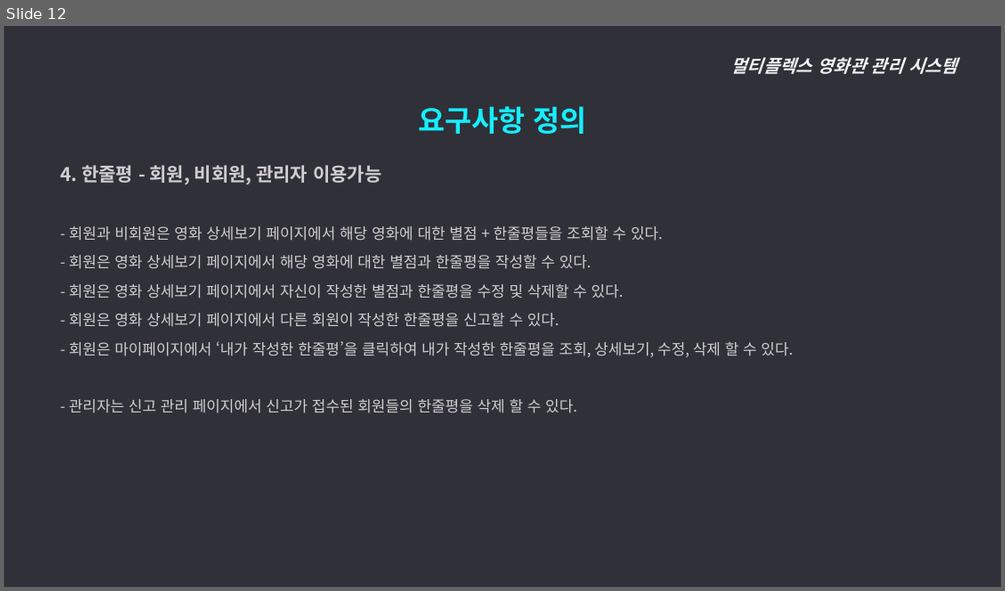
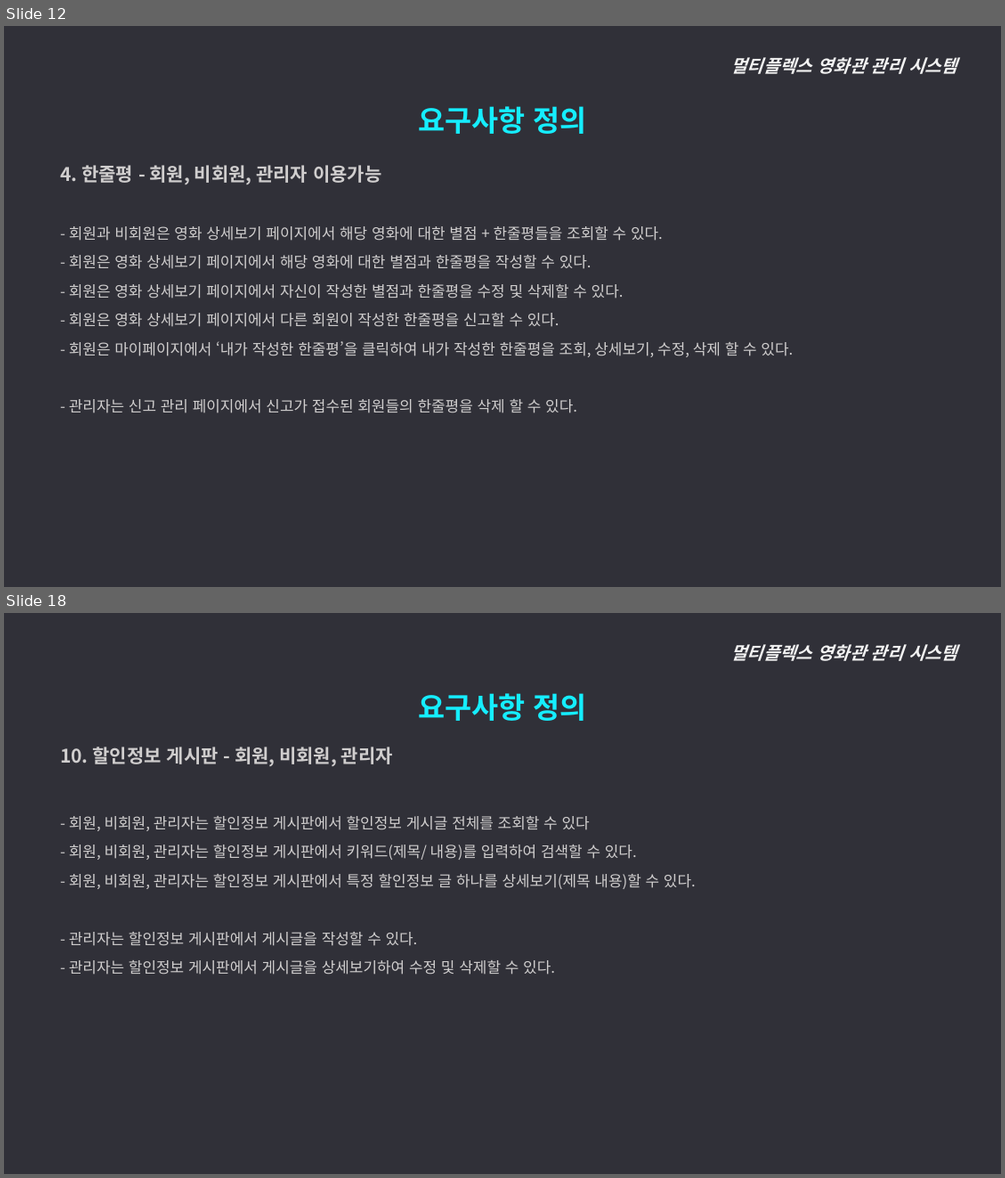
Before and after one commit to ywc-412/MultiplexTeamProject, a slide deck: 2조 시스템개요, 요구사항 정의.pptx. Shown one above the other, each under a label of ours: slide 12 before the commit, slides 12 and 18 after it; the slides between them are not shown. The pictures are 1005x591 and 1005x1178 pixels, drawn with LibreOffice and Linux fonts; fonts in the diff are those of the drawing. Boxes give left, top, right and bottom in pixels: in the first picture for what was removed or moved away, otherwise in the second. Text is boxed around its words. In the diff, an @@ line names an element or a change of style, - is before the commit and + after.

Commit message:
요구사항정의 수정본

```diff
--- a/2조 시스템개요, 요구사항 정의.pptx
+++ b/2조 시스템개요, 요구사항 정의.pptx
@@ slide 18 added at [4,613,1001,1174], background #303038 @@
@@ text added at [731,644,957,661], 17 pt, text #F2F2F2, bold, italic @@
+멀티플렉스 영화관 관리 시스템
@@ text added at [418,693,587,721], 28 pt, text #15EEFF, bold @@
+요구사항 정의
@@ text added at [60,747,696,974], 14.5 pt, text #D0CECE @@
+  10. 할인정보 게시판 - 회원, 비회원, 관리자
+  - 회원, 비회원, 관리자는 할인정보 게시판에서 할인정보 게시글 전체를 조회할 수 있다
+  - 회원, 비회원, 관리자는 할인정보 게시판에서 키워드(제목/ 내용)를 입력하여 검색할 수 있다.
+  - 회원, 비회원, 관리자는 할인정보 게시판에서 특정 할인정보 글 하나를 상세보기(제목 내용)할 수 있다.
+  - 관리자는 할인정보 게시판에서 게시글을 작성할 수 있다.
+  - 관리자는 할인정보 게시판에서 게시글을 상세보기하여 수정 및 삭제할 수 있다.
```
Also in this commit, not shown: 8 slides changed, 4 other slides added.
